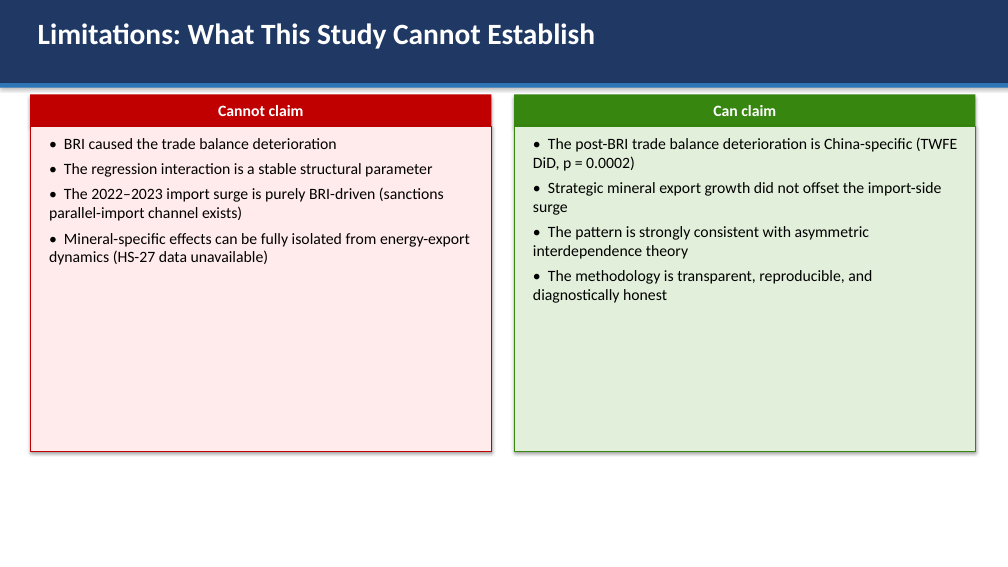
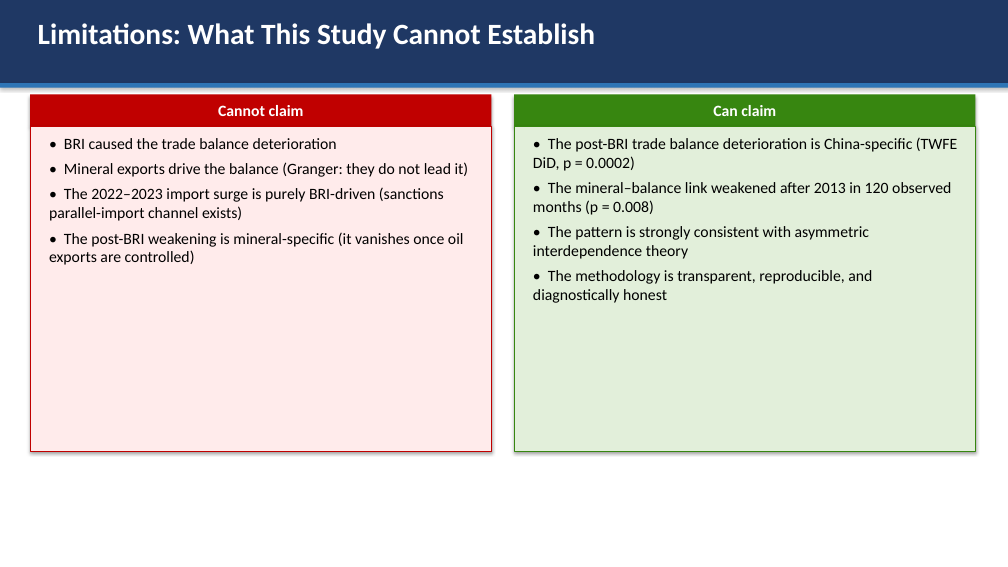
Before and after one commit to omirbeknikar-ship-it/dissertation-final, a slide deck: slide 20 of Paper/defense_presentation.pptx (slide 15 before the commit). Drawn at 1008x567 pixels with LibreOffice and Linux fonts; fonts in the diff are those of the drawing. Boxes give left, top, right and bottom in pixels: in the first picture for what was removed or moved away, otherwise in the second. Text is boxed around its words. In the diff, an @@ line names an element or a change of style, - is before the commit and + after.

Commit message:
revision(round 2): monthly data, hypothesis tests, Granger, import-break check
Supervisor feedback round 2:
- Point 1 (N = 24): Denton quarterly disaggregation (n = 96) with Monte
  Carlo showing interpolation adds no information; observed UN Comtrade
  monthly data 2010-2019 (n = 120) with NBK FX and Pink Sheet prices.
- Point 2: formal one-sided hypothesis tests, full model fit statistics,
  annual and monthly Granger causality (VAR-in-differences, Toda-Yamamoto).
- New finding: Kazakhstan-reported imports from China under-recorded in
  2020-2022 (mirror check); sensitivity analysis in Script 43.
- Paper sections 4.7, 5.5-5.6, 6.11, 6.17-6.20; abstract, discussion and
  conclusion updated; PDF/DOCX rebuilt; deck expanded to 23 slides.

```diff
--- a/Paper/defense_presentation.pptx
+++ b/Paper/defense_presentation.pptx
@@ text at (64,162,469,177): text changed @@
-• The regression interaction is a stable structural parameter
+• Mineral exports drive the balance (Granger: they do not lead it)
@@ text at (533,182,951,215): text changed @@
-• Strategic mineral export growth did not offset the import-side surge
+• The mineral–balance link weakened after 2013 in 120 observed months (p = 0.008)
@@ text at (49,232,464,265): text changed @@
-• Mineral-specific effects can be fully isolated from energy-export dynamics (HS-27 data unavailable)
+• The post-BRI weakening is mineral-specific (it vanishes once oil exports are controlled)
```
Also in this commit, not shown: 7 other slides changed, 5 slides added, 41 other files.
